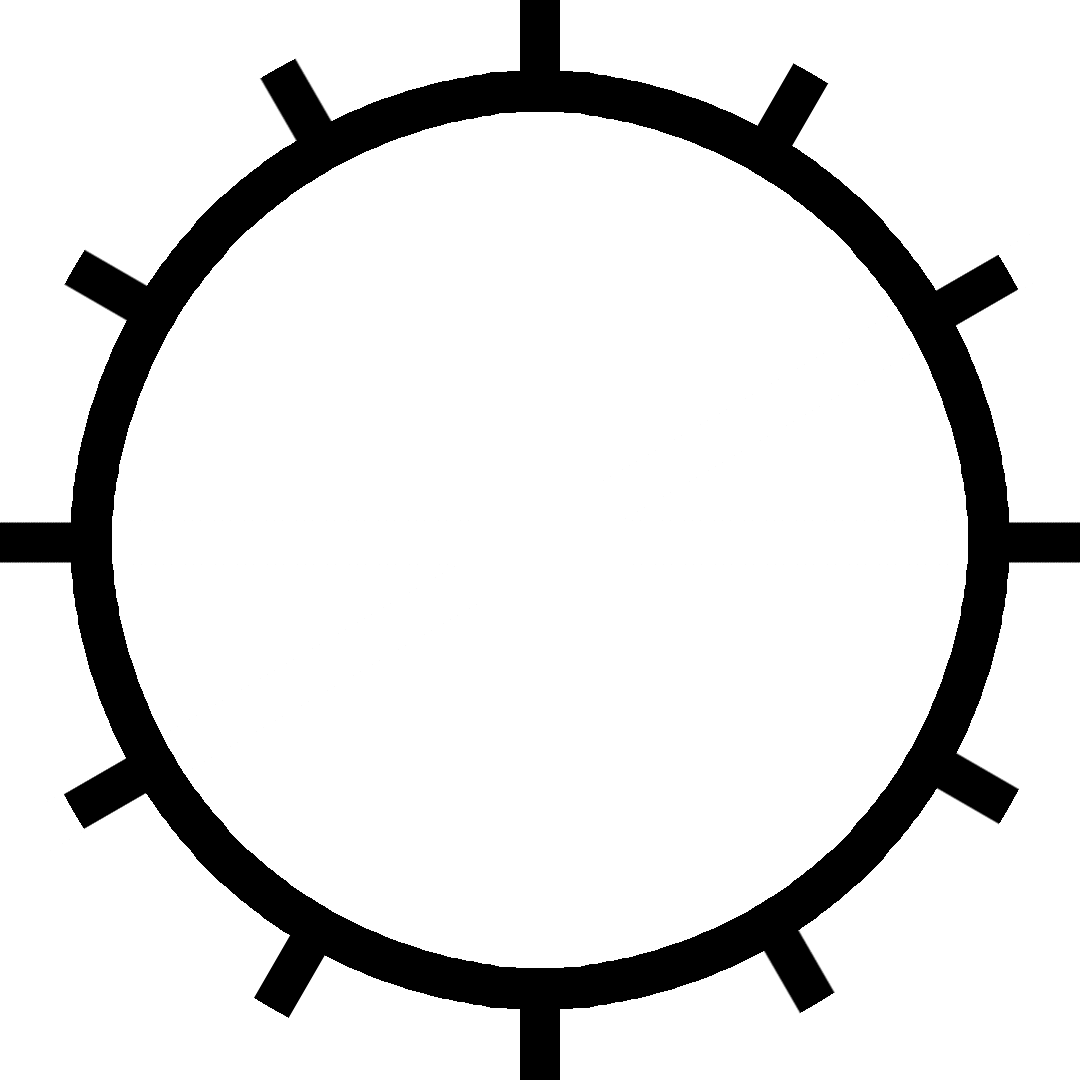
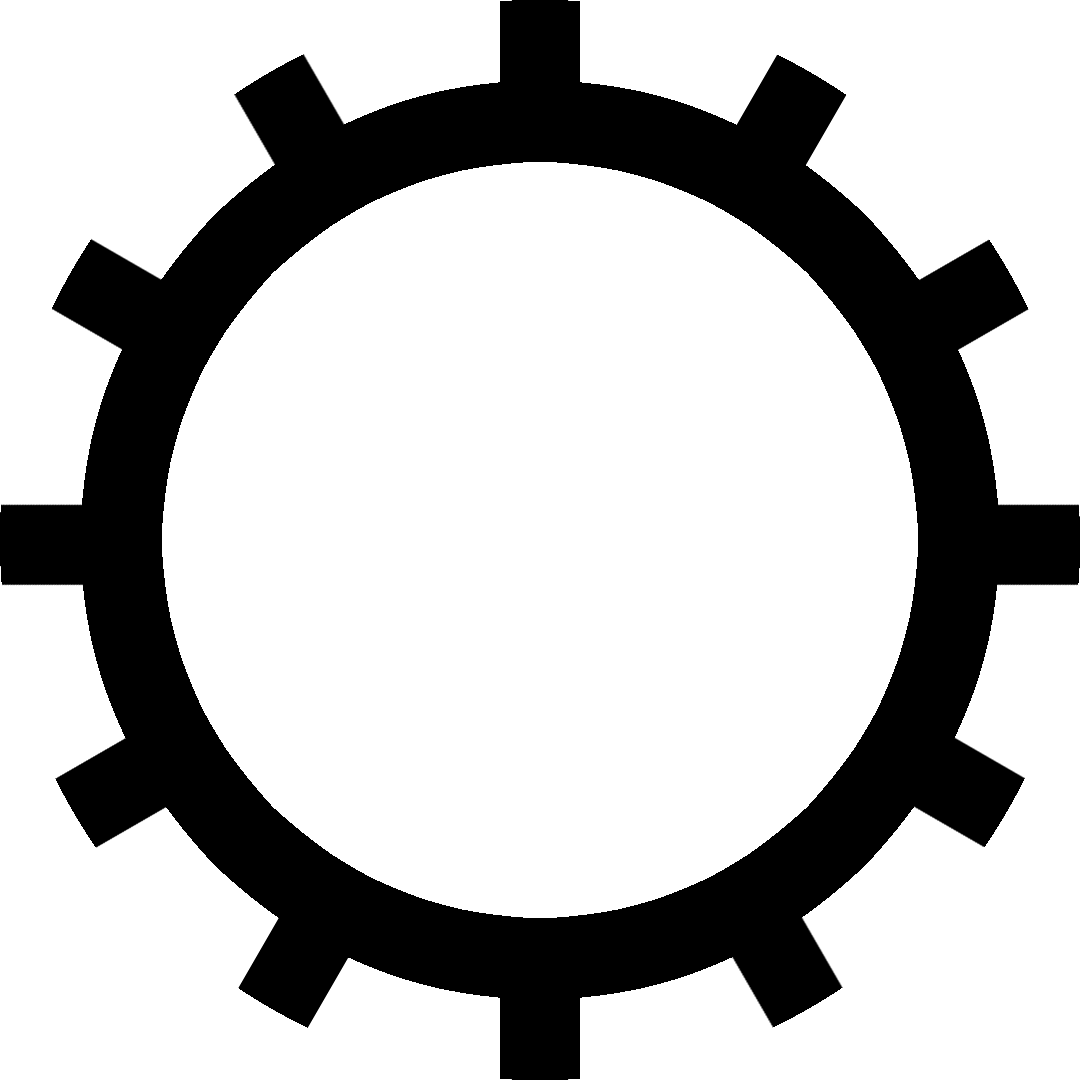
Layer changes from the first 1080 × 1080 image to the second:
removed layer "Cracks" over left=0, top=0, right=1080, bottom=1080
removed layer "Circle" over left=71, top=71, right=1009, bottom=1009
added layer "Cracks2" above "Circle copy" over left=0, top=0, right=1080, bottom=1080
added layer "Circle copy" above "Background" over left=80, top=80, right=1000, bottom=1000
painted on "Background" over left=0, top=0, right=1080, bottom=1080
